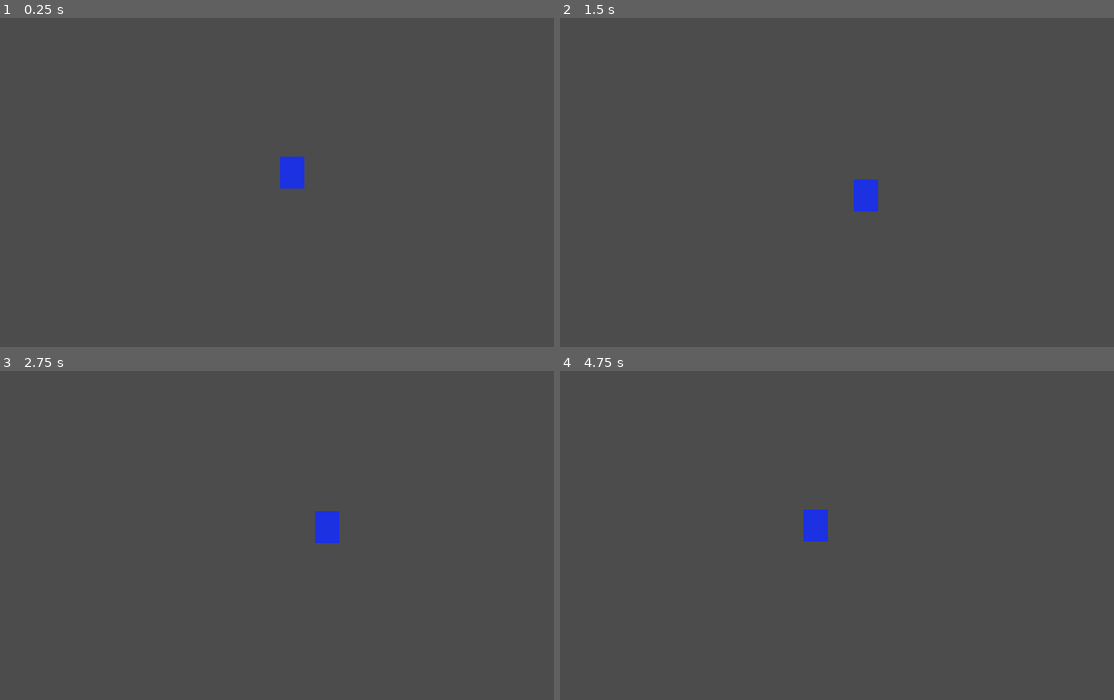
Above: before the commit, frames 1-4 (two rows, left to right).
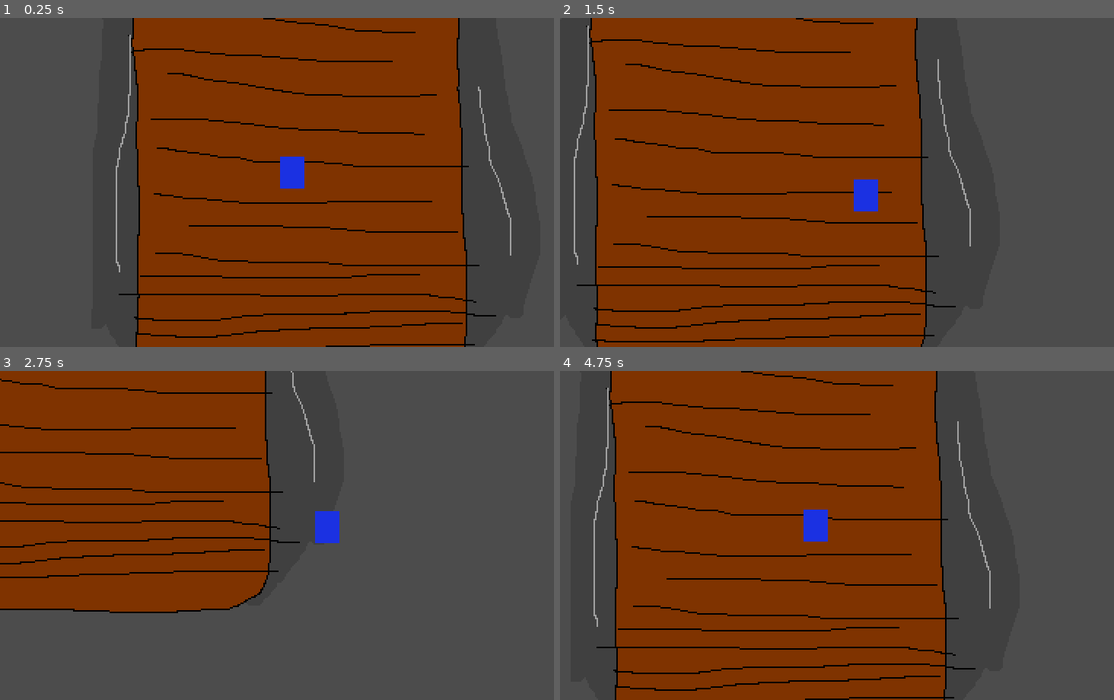
Above: after the commit, the same moments.

Repository: jiink/treasury-trouble
Game: Godot game, scene res://treasury.tscn
Two runs of this game, one before a commit and one after it. Both use one fixed random seed, a clock stepped at 60 frames per second and the inputs below.
Inputs:
- Up to frame 1 (0.25 s): no input
- Up to frame 2 (1.5 s): tap Enter at 0.5 s; hold D (right) 0.53-1.28 s; hold S (down) from 1.28 s (still down)
- Up to frame 3 (2.75 s): release S (down) at 2.03 s; hold D (right) from 2.03 s (still down)
- Up to frame 4 (4.75 s): release D (right) at 2.78 s; hold W (up) 2.78-3.53 s; hold A (left) from 3.53 s (still down)

The runs differ from the first frame. In frame 1, 59% of the frame differs, in the area x 20-93%, y 0-100%; in frame 2, 59%, in the area x 2-75%, y 0-100%; in frame 3, 35%; in frame 4, 59%.

Commit message:
tweak cam and add """Room""" sprite

Diff:
--- a/project.godot
+++ b/project.godot
@@ -34,6 +34,29 @@
 window/size/test_height=432
 window/stretch/mode="viewport"
 window/stretch/aspect="keep"
+
+[importer_defaults]
+
+texture={
+"compress/bptc_ldr": 0,
+"compress/hdr_mode": 0,
+"compress/lossy_quality": 0.7,
+"compress/mode": 0,
+"compress/normal_map": 0,
+"detect_3d": false,
+"flags/anisotropic": false,
+"flags/filter": false,
+"flags/mipmaps": false,
+"flags/repeat": 0,
+"flags/srgb": 2,
+"process/HDR_as_SRGB": false,
+"process/fix_alpha_border": true,
+"process/invert_color": false,
+"process/premult_alpha": false,
+"size_limit": 0,
+"stream": false,
+"svg/scale": 1.0
+}
 
 [input]
 
--- a/treasury.tscn
+++ b/treasury.tscn
@@ -1,18 +1,28 @@
-[gd_scene load_steps=3 format=2]
+[gd_scene load_steps=4 format=2]
 
 [ext_resource path="res://Camera2D.gd" type="Script" id=1]
-[ext_resource path="res://player/player.tscn" type="PackedScene" id=2]
+[ext_resource path="res://room/room.png" type="Texture" id=2]
+[ext_resource path="res://player/player.tscn" type="PackedScene" id=3]
 
 [node name="treasury" type="Node"]
 
 [node name="Camera2D" type="Camera2D" parent="."]
 current = true
 smoothing_enabled = true
+drag_margin_left = 0.1
+drag_margin_top = 0.1
+drag_margin_right = 0.1
+drag_margin_bottom = 0.1
 script = ExtResource( 1 )
+
+[node name="room" type="Sprite" parent="."]
+position = Vector2( 14, -28 )
+texture = ExtResource( 2 )
 
 [node name="floor" type="TileMap" parent="."]
 cell_size = Vector2( 16, 16 )
+format = 1
 
 [node name="YSort" type="YSort" parent="."]
 
-[node name="player" parent="YSort" instance=ExtResource( 2 )]
+[node name="player" parent="YSort" instance=ExtResource( 3 )]
Binary file added: room/room.png
Not shown, added: room/room.png.import
